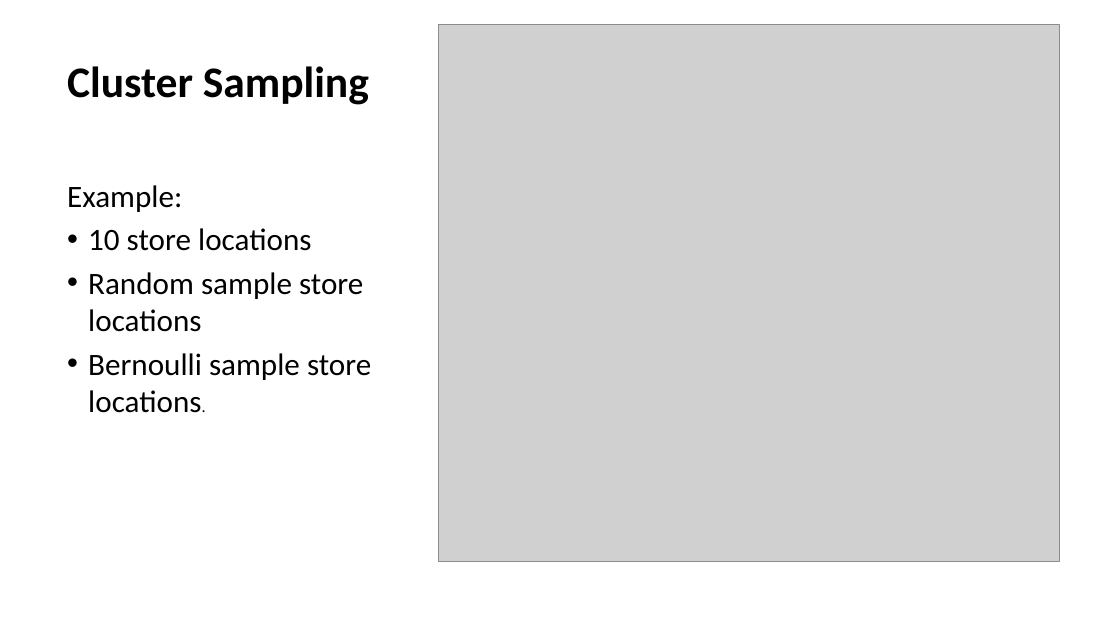
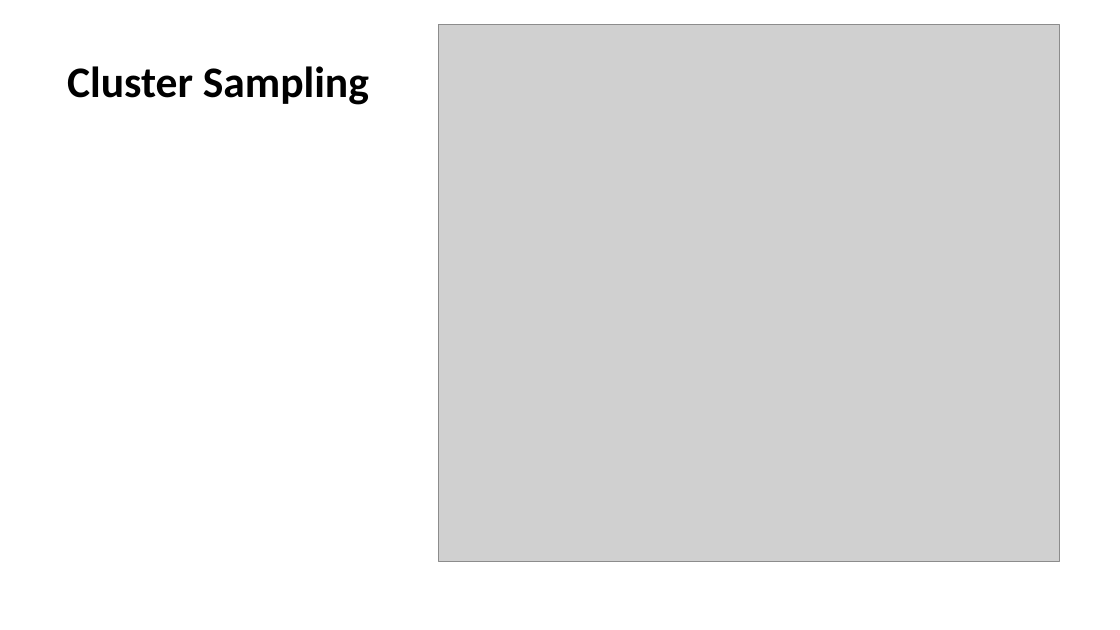
Before and after one commit to StephenElston/CSCI-E-83, a slide deck: slide 36 of LectureSlides/04_SamplingAndSimulation.pptx (slide 39 before the commit). Drawn at 1120x630 pixels with LibreOffice and Linux fonts; fonts in the diff are those of the drawing; grey boxes stand for pictures. Boxes give left, top, right and bottom in pixels: in the first picture for what was removed or moved away, otherwise in the second. Text is boxed around its words. In the diff, an @@ line names an element or a change of style, - is before the commit and + after.

```diff
--- a/LectureSlides/04_SamplingAndSimulation.pptx
+++ b/LectureSlides/04_SamplingAndSimulation.pptx
@@ text removed at [67,185,371,413] @@
-Example:
-• 10 store locations
-• Random sample store locations
-• Bernoulli sample store locations.
```
Also in this commit, not shown: 9 other slides changed, 5 slides added, 7 slides removed.
